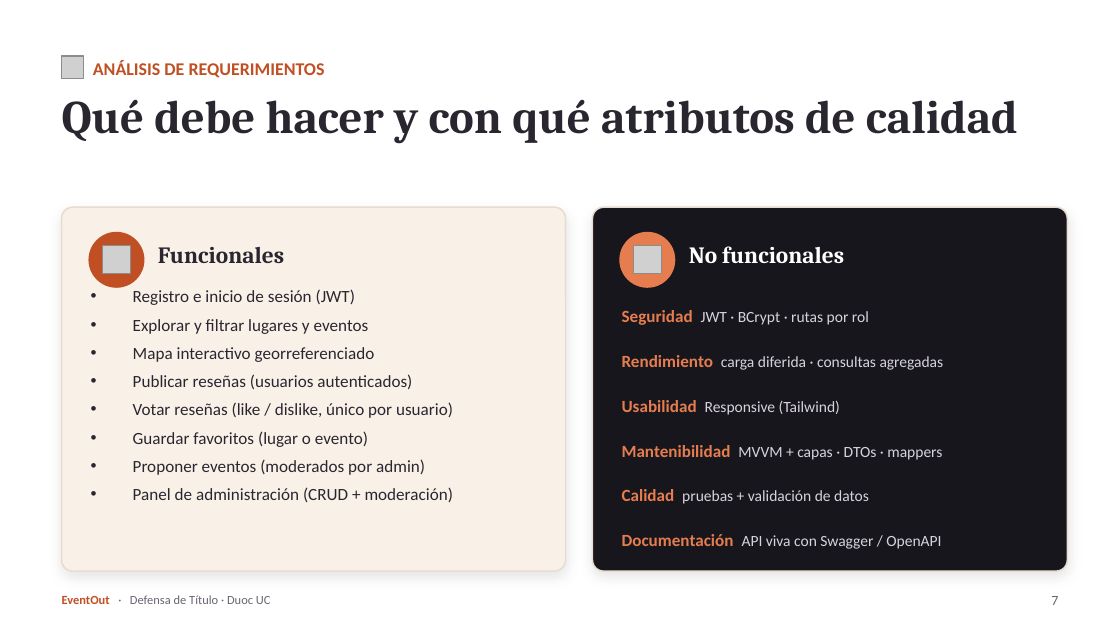
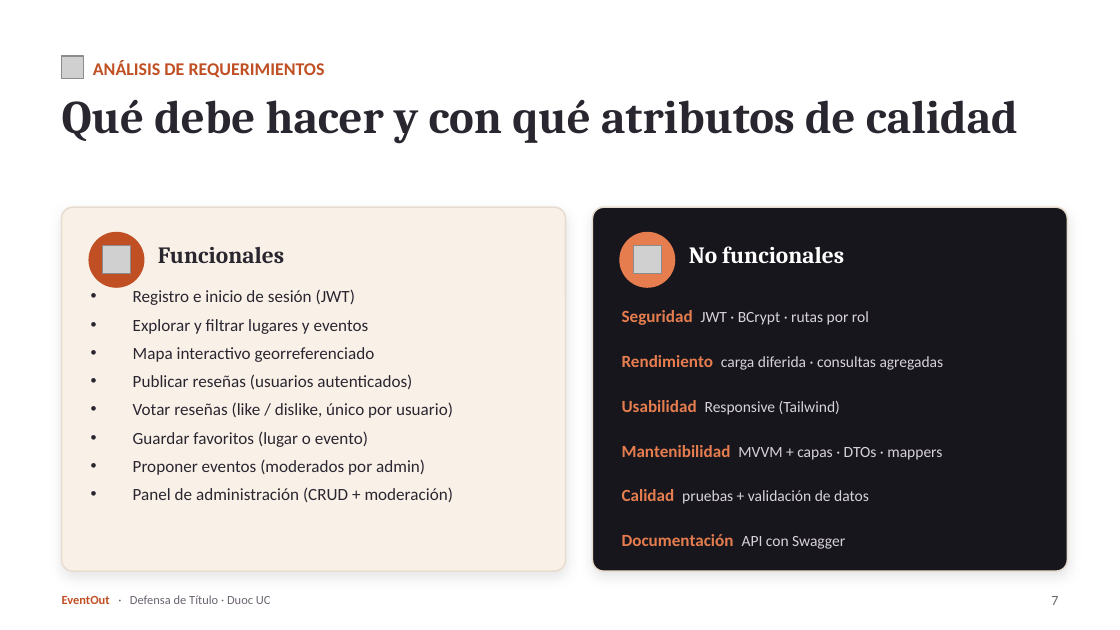
Before and after one commit to BenjaminGT14/Proyecto_Portafolio, a slide deck: slide 7 of Documentacion/EventOut_Defensa_Titulo.pptx. Drawn at 1120x630 pixels with LibreOffice and Linux fonts; fonts in the diff are those of the drawing; grey boxes stand for pictures. Boxes give left, top, right and bottom in pixels: in the first picture for what was removed or moved away, otherwise in the second. Text is boxed around its words. In the diff, an @@ line names an element or a change of style, - is before the commit and + after.

```diff
--- a/Documentacion/EventOut_Defensa_Titulo.pptx
+++ b/Documentacion/EventOut_Defensa_Titulo.pptx
@@ text at bbox=[622, 534, 845, 549]: text changed; size 10 to 11 pt; text colour #D8D2DC to #E67D4F; bold on @@
-Documentación API viva con Swagger / OpenAPI
+Documentación API con Swagger
```
Also in this commit, not shown: 1 slide added, 1 other file.
